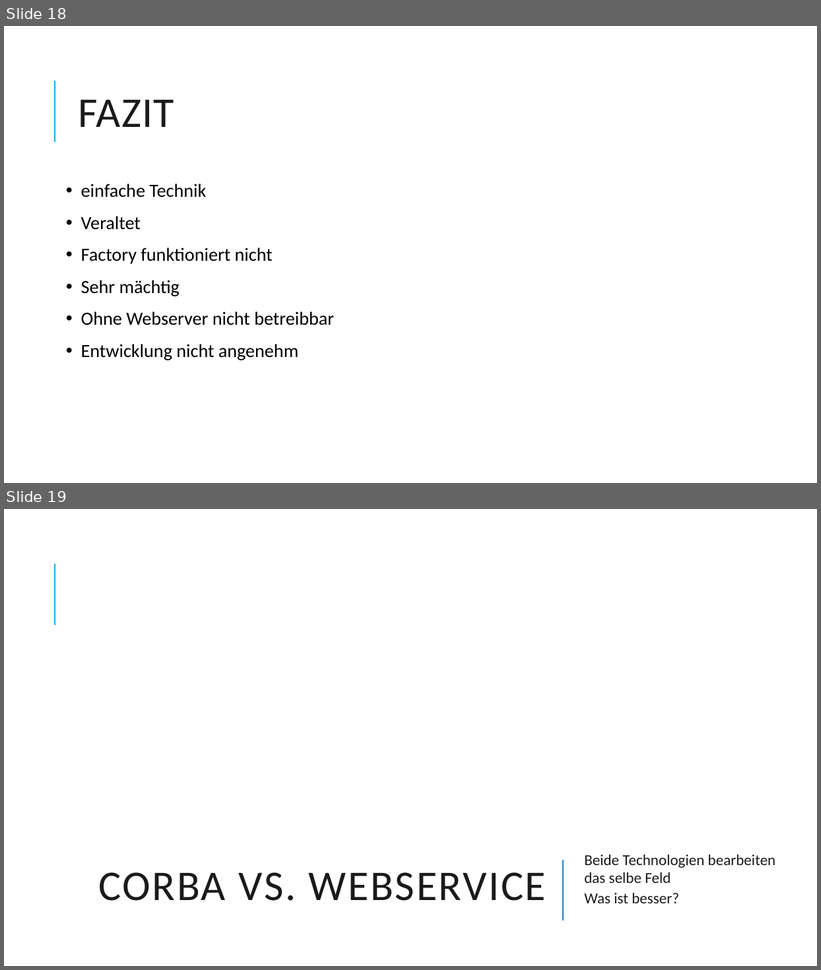
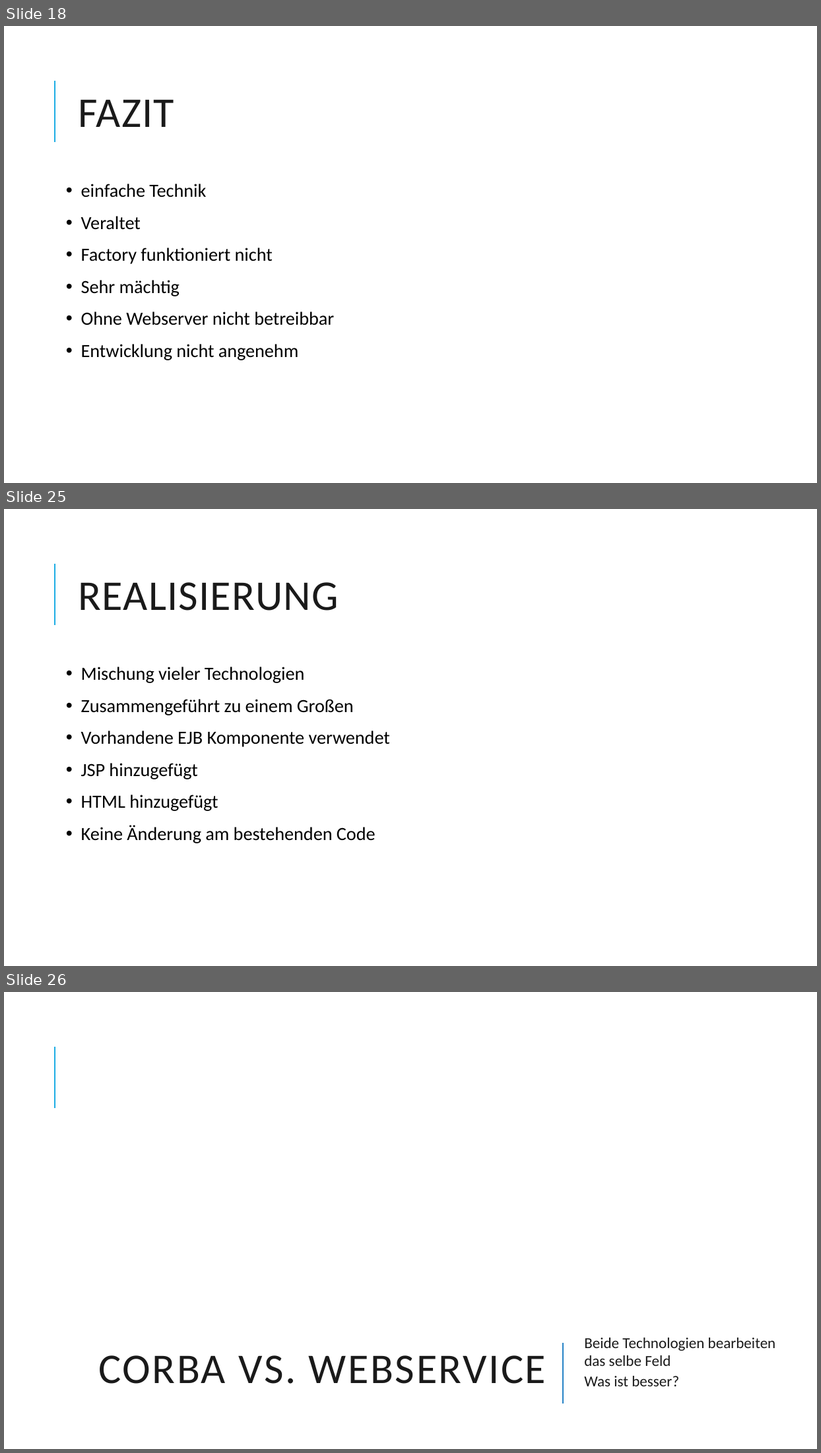
Before and after one commit to Dabjazz/SportsClubManager, a slide deck: Presentation/Presentation.pptx. Shown one above the other, each under a label of ours: slides 18 and 19 before the commit, slides 18, 25 and 26 after it; the slides between them are not shown. The pictures are 821x970 and 821x1453 pixels, drawn with LibreOffice and Linux fonts; fonts in the diff are those of the drawing; background and template pictures are left out. Boxes give left, top, right and bottom in pixels: in the first picture for what was removed or moved away, otherwise in the second. Text is boxed around its words. In the diff, an @@ line names an element or a change of style, - is before the commit and + after.

```diff
--- a/Presentation/Presentation.pptx
+++ b/Presentation/Presentation.pptx
@@ slide 25 added at (4, 509, 817, 966), background #FFFFFF; not listed: 1 template element that a slide beside it also shows @@
@@ title added at (79, 582, 339, 611), 50 pt, text #1A1A1A @@
+REALISIERUNG
@@ text added at (81, 667, 390, 844), 22 pt, text #000000 @@
+• Mischung vieler Technologien
+• Zusammengeführt zu einem Großen
+• Vorhandene EJB Komponente verwendet
+• JSP hinzugefügt
+• HTML hinzugefügt
+• Keine Änderung am bestehenden Code
@@ what was slide 19 is now slide 26 @@
```
Also in this commit, not shown: 6 other slides added.
